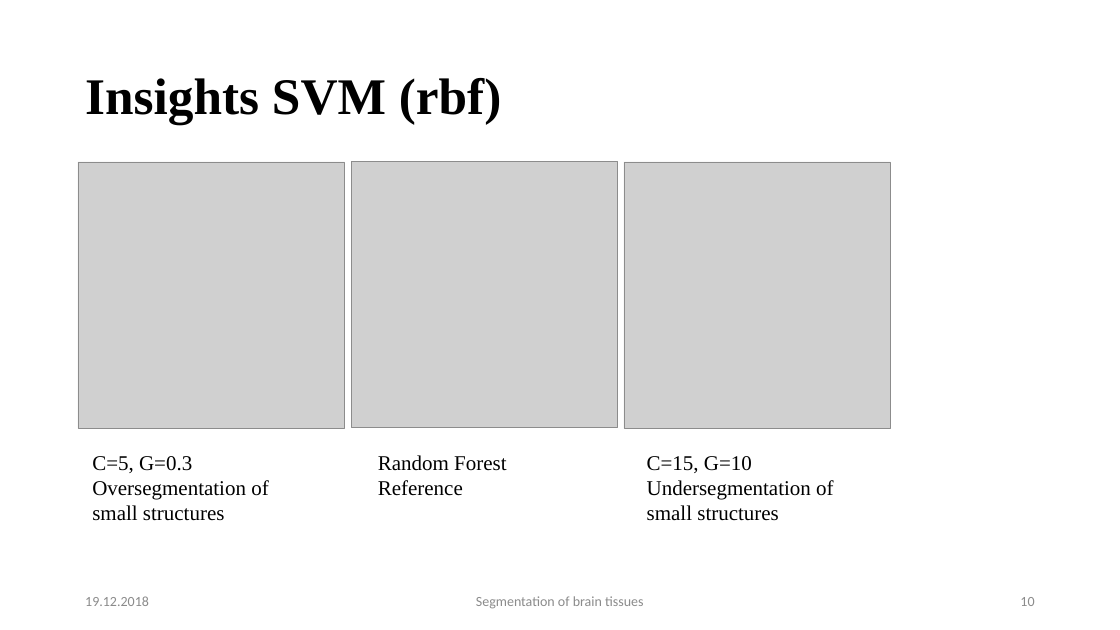
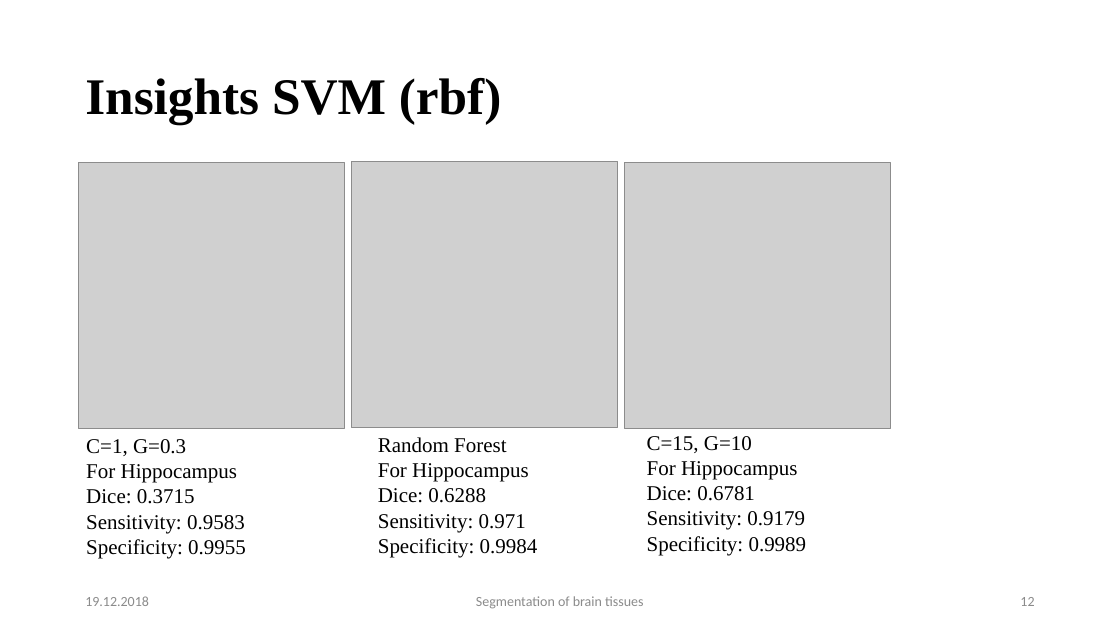
Before and after one commit to mhayoz/MIALab, a slide deck: slide 12 of Final Mialab.pptx (slide 10 before the commit). Drawn at 1120x630 pixels with LibreOffice and Linux fonts; fonts in the diff are those of the drawing; grey boxes stand for pictures; background and template pictures are left out. Boxes give left, top, right and bottom in pixels: in the first picture for what was removed or moved away, otherwise in the second. Text is boxed around its words. In the diff, an @@ line names an element or a change of style, - is before the commit and + after.

```diff
--- a/Final Mialab.pptx
+++ b/Final Mialab.pptx
@@ text at (x1=86, y1=439, x2=246, y2=559): text changed @@
-C=5, G=0.3
-Oversegmentation of small structures
+C=1, G=0.3
+For Hippocampus
+Dice: 0.3715
+Sensitivity: 0.9583
+Specificity: 0.9955
@@ text "Random Forest" moved from (x1=378, y1=455, x2=506, y2=496) to (x1=378, y1=437, x2=538, y2=558) @@
@@ text "C=15, G=10" moved from (x1=647, y1=456, x2=833, y2=521) to (x1=647, y1=436, x2=807, y2=555) @@
@@ text at (x1=378, y1=463, x2=538, y2=558): text changed @@
-Reference
+For Hippocampus
+Dice: 0.6288
+Sensitivity: 0.971
+Specificity: 0.9984
@@ text at (x1=647, y1=461, x2=807, y2=555): text changed @@
-Undersegmentation of small structures
+For Hippocampus
+Dice: 0.6781
+Sensitivity: 0.9179
+Specificity: 0.9989
@@ page number at (x1=1020, y1=597, x2=1034, y2=606): text changed @@
-10
+12
```
Also in this commit, not shown: 3 other slides changed, 3 slides added.
